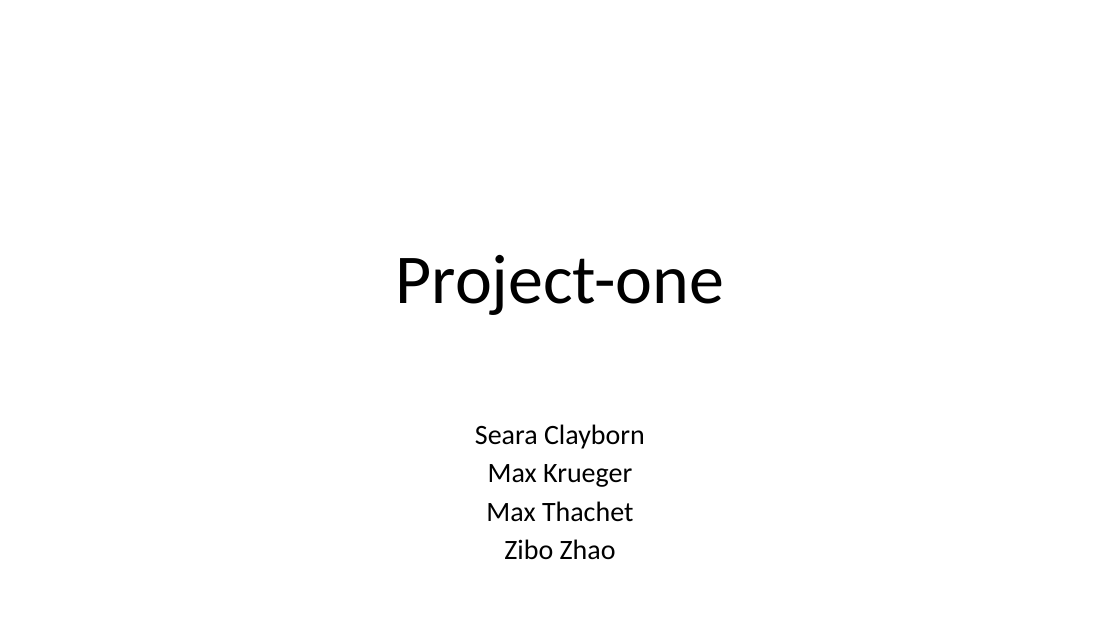
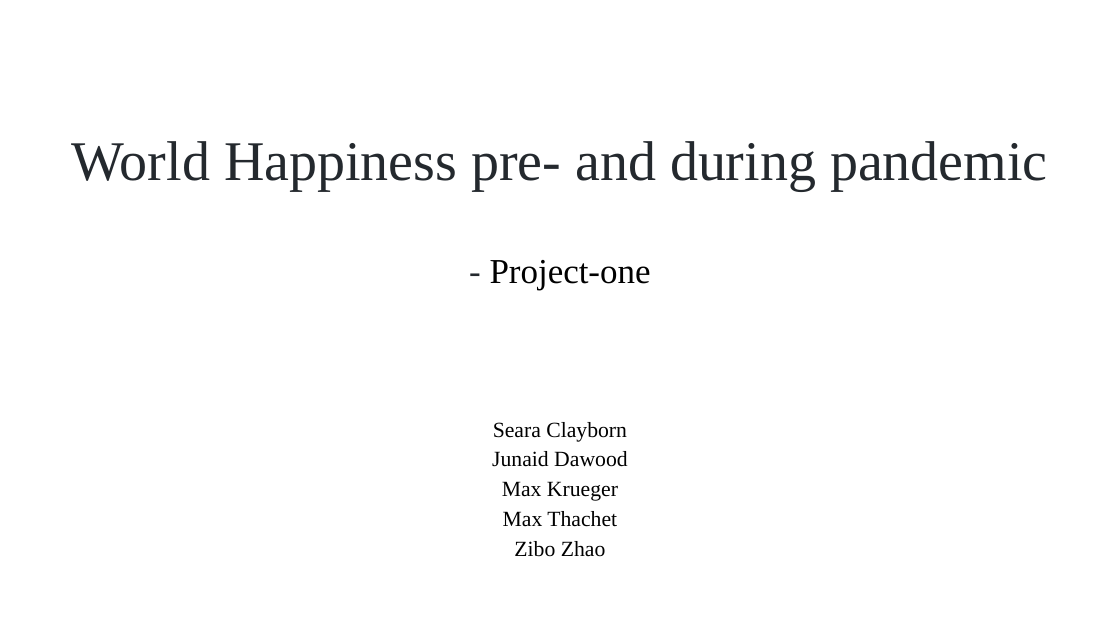
Before and after one commit to maxkrueger96/NU-Bootcamp-Data-Science-1, a slide deck: slide 1 of project_one.pptx. Drawn at 1120x630 pixels with LibreOffice and Linux fonts; fonts in the diff are those of the drawing. Boxes give left, top, right and bottom in pixels: in the first picture for what was removed or moved away, otherwise in the second. Text is boxed around its words. In the diff, an @@ line names an element or a change of style, - is before the commit and + after.

Commit message:
Zibo analysis update

```diff
--- a/project_one.pptx
+++ b/project_one.pptx
@@ title at <box>72,141,1047,290</box>: text changed; size 60 to 48 pt; font Calibri to Times New Roman; text colour #000000 to #24292E @@
-Project-one
+World Happiness pre- and during pandemic
+- Project-one
@@ subtitle at <box>493,422,627,557</box>: size 24 to 18.6 pt, font Calibri to Times New Roman in "Seara Clayborn", "Max Krueger", "Max Thachet", "Zibo Zhao"; line spacing 0.8 to 0.7 @@
@@ subtitle at <box>492,451,627,467</box>: paragraph added @@
+Junaid Dawood
```
Also in this commit, not shown: 2 other slides changed, 4 slides added, 13 other files.
